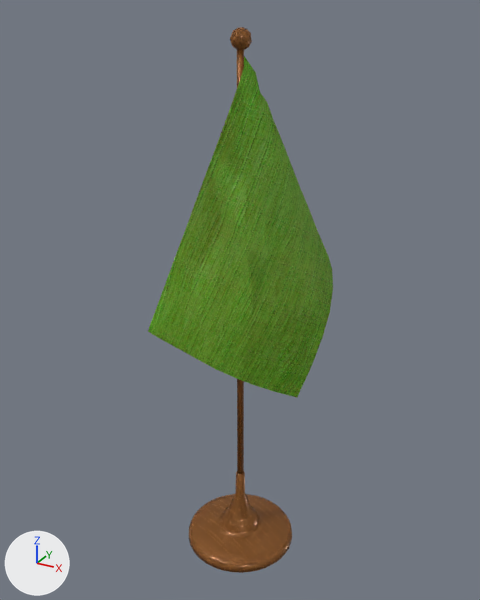
A saved change to the glTF model public/flags.glb.
One viewpoint serves both versions: a 50 mm lens placed at (46.2, -84.0, 89.2), pointed at (-1.3, 2.5, 45.9). Lighting does not change. The marker at lower left points along +X, +Y and +Z. Where no turn or scale is listed for an object, it has been applied to the vertices. Vertices at the same position are counted once.

The older version as bpy lines, for what is in view:
```python
me_model__2__004 = bpy.data.meshes.new('model (2).004')
me_model__2__004.from_pydata(...)  # 628 vertices, 1291 faces; spans x -13.1..12.3, y -9.5..12.9, z 0.0..86.8
# faces by material slot: [1121, 170]
me_model__2__004.materials.append(mat_stand_002)
me_model__2__004.materials.append(mat_flag_002)  # picture img_flagseta1_color
ob_red = bpy.data.objects.new('Red', me_model__2__004)
ob_red.location = (0.0, 0.0, 0.0)
```
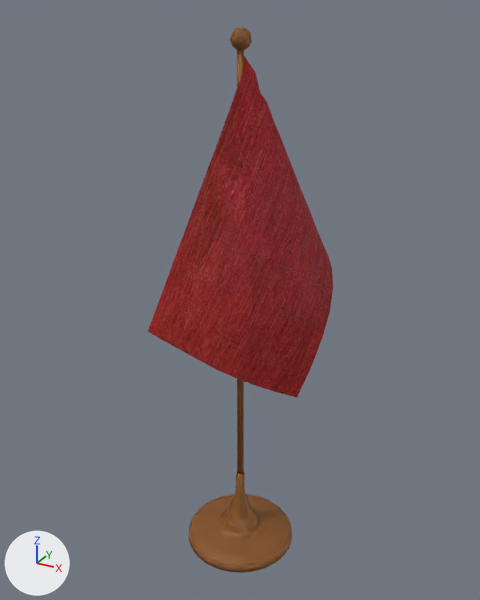
Pixel boxes (x1, y1, x2, y2) of what changed, in the pictures (480 x 600 px):
'Red', recoloured, surface changed (green to red): (148, 28, 333, 572) in both
part 1 of me_model__2__004, recoloured: (189, 27, 292, 573) in both
part 2 of me_model__2__004, surface changed (green to red): (148, 56, 333, 397) in both

What changed in the scene script:
```text
Change me_model__2__004:
    where me_model__2__004.from_pydata(...)  # 628 vertices, 1291 faces; spans x -13.1..12.3, y -9.5..12.9, z 0.0..86.8
    used by ob_red; location = (0.0, 0.0, 0.0)
    remove me_model__2__004.materials.append(mat_flag_002)  # picture img_flagseta1_color
    me_model__2__004 part 1: all 1121 faces that had it switch from mat_stand_002 to mat_stand (picture img_metal035_1k_color)
    me_model__2__004 part 2: texture (UV) coordinates of 170 of 1291 faces, centred in x -10.2..11.7, y -6.2..12.4, z 34.1..82.2, changed; they spanned u 0.02..0.37, v 0.74..0.99 and now span u 0.04..0.72, v 0.51..0.99
    add me_model__2__004.materials.append(mat_flag)  # picture img_flagseta1_color
```
